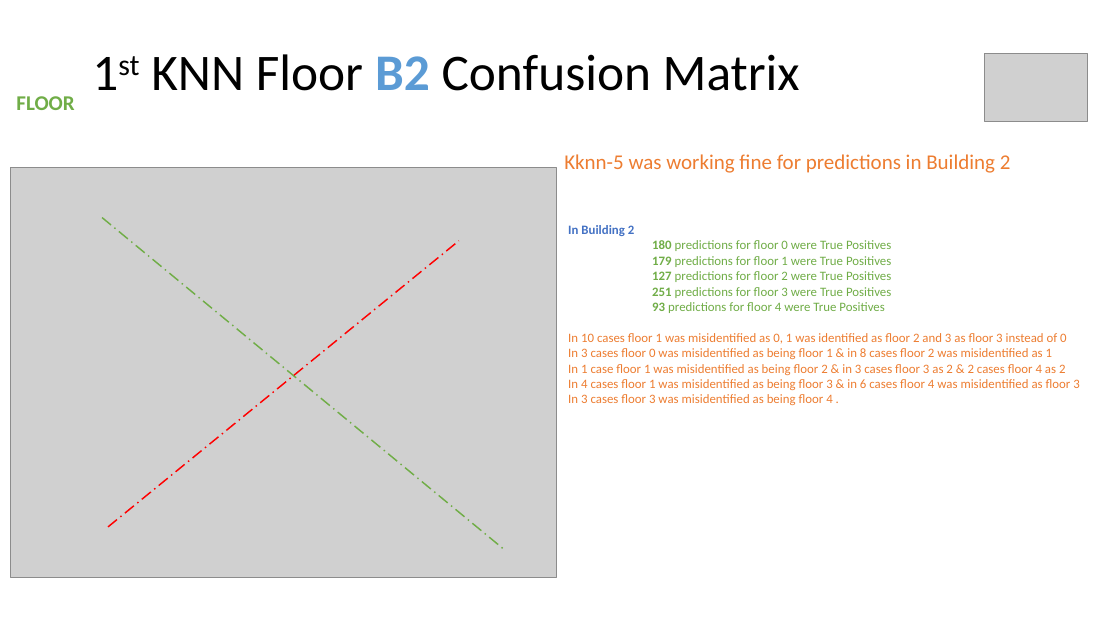
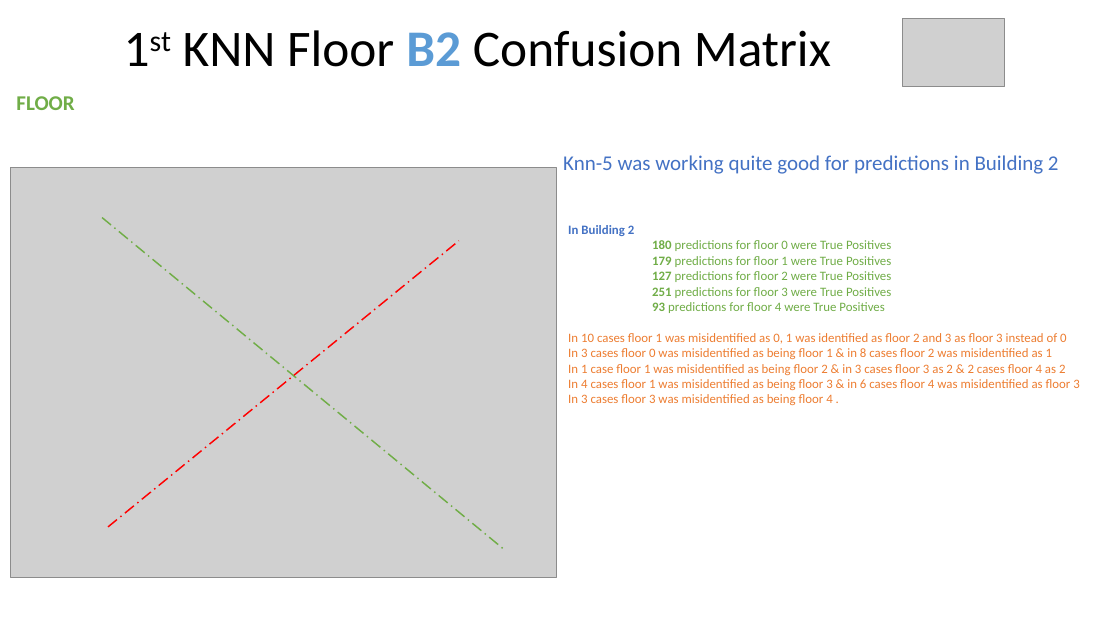
Before and after one commit to NatasjaFortuin/Wifi-locationing, a slide deck: slide 13 of Data etc/Pres Wifi.pptx (slide 15 before the commit). Drawn at 1120x630 pixels with LibreOffice and Linux fonts; fonts in the diff are those of the drawing; grey boxes stand for pictures. Boxes give left, top, right and bottom in pixels: in the first picture for what was removed or moved away, otherwise in the second. Text is boxed around its words. In the diff, an @@ line names an element or a change of style, - is before the commit and + after.

```diff
--- a/Data etc/Pres Wifi.pptx
+++ b/Data etc/Pres Wifi.pptx
@@ title "1st KNN Floor B2 Confusion ...": place and size @@
-title "1st KNN Floor B2 Confusion ..." at (151,54,800,91)
+title "1st KNN Floor B2 Confusion ..." at (183,30,831,67)
@@ picture: place and size @@
-picture at (985,54,1087,122)
+picture at (902,18,1005,87)
@@ text at (563,155,1059,174): text changed; text colour #ED7D31 to #4472C4 @@
-Kknn-5 was working fine for predictions in Building 2
+Knn-5 was working quite good for predictions in Building 2
```
Also in this commit, not shown: 22 other slides changed, 5 slides added, 3 slides removed, 2 other files.
